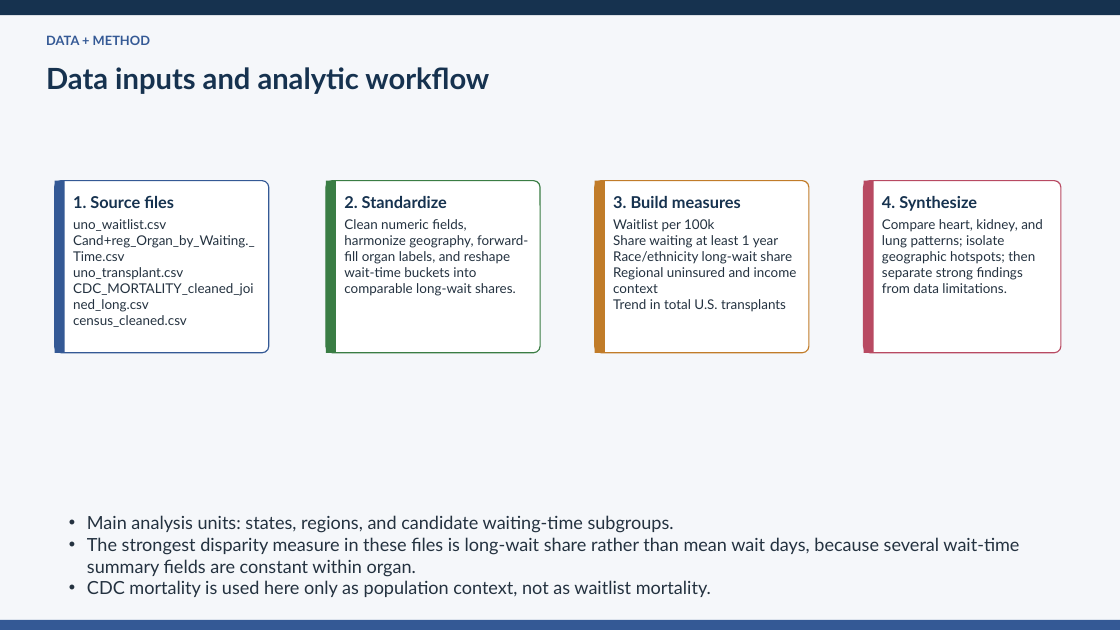
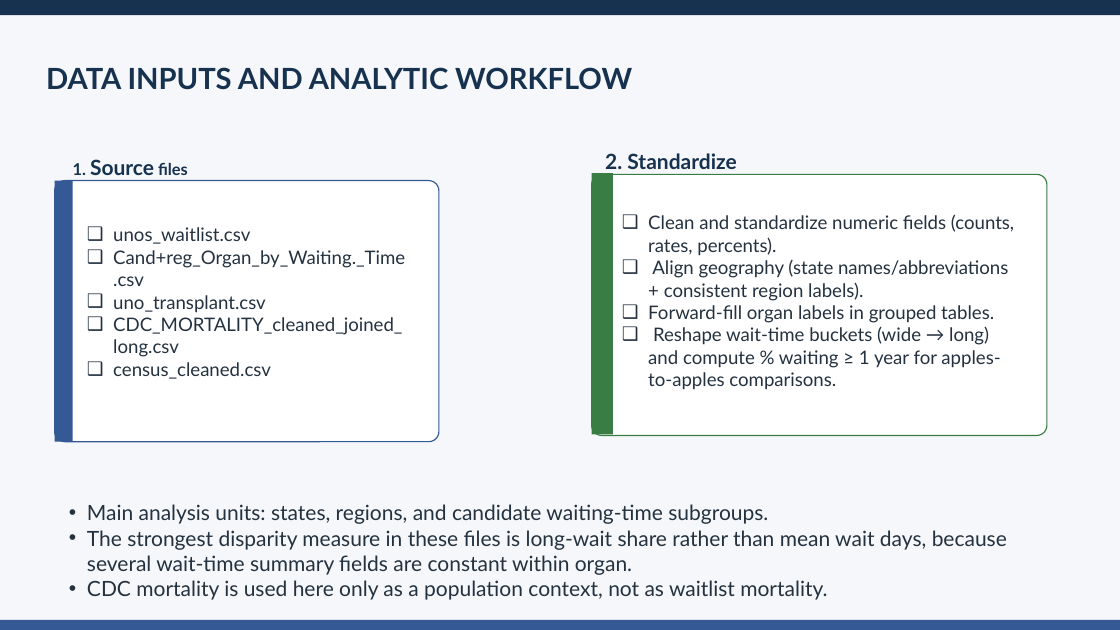
Before and after one commit to ansonrk/Capstone-DA16, a slide deck: slide 5 of DASHBOARD/transplant_equity_capstone_MVP.pptx (slide 4 before the commit). Drawn at 1120x630 pixels with LibreOffice and Linux fonts; fonts in the diff are those of the drawing. Boxes give left, top, right and bottom in pixels: in the first picture for what was removed or moved away, otherwise in the second. Text is boxed around its words. In the diff, an @@ line names an element or a change of style, - is before the commit and + after.

```diff
--- a/DASHBOARD/transplant_equity_capstone_MVP.pptx
+++ b/DASHBOARD/transplant_equity_capstone_MVP.pptx
@@ text removed at (46, 35, 150, 45) @@
-DATA + METHOD
@@ text at (46, 67, 632, 90): text changed @@
-Data inputs and analytic workflow
+DATA INPUTS AND ANALYTIC WORKFLOW
@@ text "2. Standardize": place and size @@
-text "2. Standardize" at (344, 196, 447, 208)
+text "2. Standardize" at (605, 153, 736, 174)
@@ text "2. Standardize" at (605, 153, 736, 174): size 14 to 18 pt @@
@@ text "1. Source files": place and size @@
-text "1. Source files" at (73, 196, 174, 208)
+text "1. Source files" at (73, 159, 188, 175)
@@ text "1. Source files" at (73, 159, 188, 175): size 14 to 18 pt in "Source" @@
@@ rectangle: place and size @@
-rectangle at (326, 181, 336, 353)
+rectangle at (592, 173, 613, 434)
@@ rounded rectangle: place and size @@
-rounded rectangle at (326, 181, 540, 353)
+rounded rectangle at (592, 175, 1047, 436)
@@ rectangle: place and size @@
-rectangle at (55, 181, 65, 353)
+rectangle at (55, 181, 73, 442)
@@ rounded rectangle: place and size @@
-rounded rectangle at (55, 181, 269, 353)
+rounded rectangle at (55, 181, 439, 442)
@@ rounded rectangle removed at (595, 181, 809, 353) @@
@@ rectangle removed at (595, 181, 605, 353) @@
@@ text removed at (613, 196, 741, 208) @@
-3. Build measures
@@ rounded rectangle removed at (864, 181, 1061, 353) @@
@@ rectangle removed at (864, 181, 874, 353) @@
@@ text removed at (882, 196, 977, 211) @@
-4. Synthesize
@@ text "unos_waitlist.csv": place and size @@
-text "unos_waitlist.csv" at (73, 219, 255, 327)
+text "unos_waitlist.csv" at (113, 227, 405, 379)
@@ text at (113, 227, 250, 244): text changed; size 11.5 to 16 pt @@
-uno_waitlist.csv
+❑ unos_waitlist.csv
@@ text removed at (613, 219, 797, 312) @@
-Waitlist per 100k
-Share waiting at least 1 year
-Race/ethnicity long-wait share
-Regional uninsured and income context
-Trend in total U.S. transplants
@@ text at (648, 214, 1014, 390): text changed; size 11.5 to 16 pt @@
-Clean numeric fields, harmonize geography, forward-fill organ labels, and reshape wait-time buckets into comparable long-wait shares.
+❑ Clean and standardize numeric fields (counts, rates, percents).
+❑ Align geography (state names/abbreviations + consistent region labels).
+❑ Forward-fill organ labels in grouped tables.
+❑ Reshape wait-time buckets (wide → long) and compute % waiting ≥ 1 year for apples-to-apples comparisons.
@@ text removed at (882, 219, 1043, 293) @@
-Compare heart, kidney, and lung patterns; isolate geographic hotspots; then separate strong findings from data limitations.
@@ text at (113, 250, 405, 379): size 11.5 to 16 pt in "Cand+reg_Organ_by_Waiting._Time.csv", "uno_transplant.csv", "CDC_MORTALITY_cleaned_joined_long.csv", "census_cleaned.csv"; bullet none to ❑ @@
@@ text "Main analysis units: states, regions, ...": place and size @@
-text "Main analysis units: states, regions, ..." at (87, 515, 1019, 597)
+text "Main analysis units: states, regions, ..." at (87, 504, 1007, 600)
@@ text at (87, 504, 1007, 575): size 15.5 to 18 pt in "Main analysis units: states, regions, and candidate ...", "The strongest disparity measure in these files ..." @@
@@ text at (87, 580, 827, 600): text changed; size 15.5 to 18 pt @@
-• CDC mortality is used here only as population context, not as waitlist mortality.
+• CDC mortality is used here only as a population context, not as waitlist mortality.
```
Also in this commit, not shown: 14 other slides changed, 6 slides added, 3 slides removed, 1 other file.
